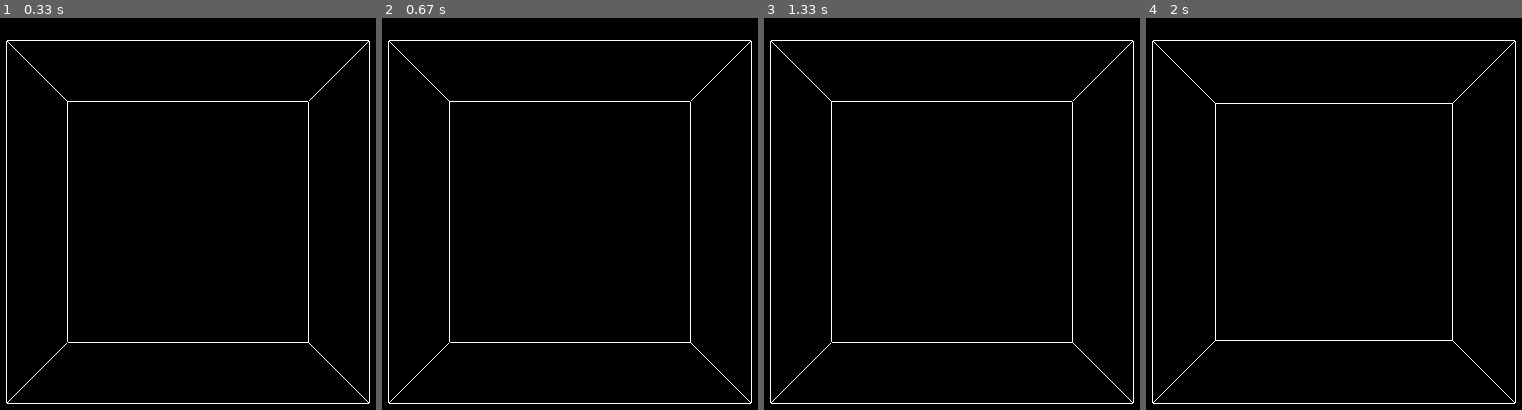
Above: before the commit, frames 1-4 (left to right).
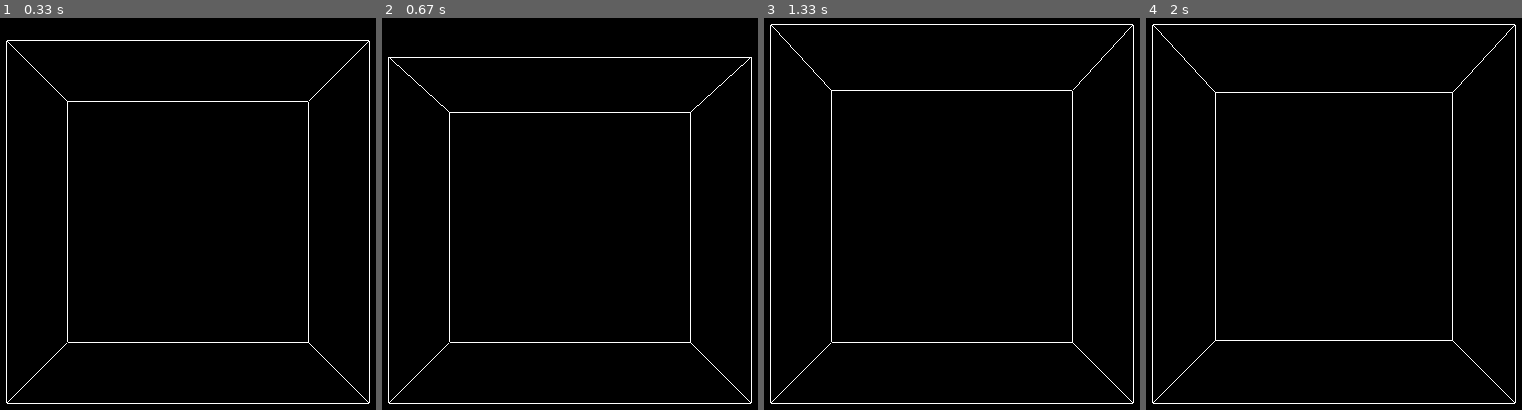
Above: after the commit, the same moments.

Repository: antonioam82/ejercicios-python
Game: pygame game, started from manipulate_cube_rotation.py
The game is run twice, just before and just after one commit, with the same random seed, the same clock (stepped at 60 frames per second) and the same inputs.
Inputs:
- Up to frame 1 (0.33 s): no input
- Up to frame 2 (0.67 s): tap Y at 0.33 s
- Up to frame 3 (1.33 s): tap T at 0.67 s; hold T from 1 s (still down); hold Right from 1 s (still down)
- Up to frame 4 (2 s): release T at 1.47 s; release Right at 1.47 s; tap E at 1.5 s

Frame 1 is identical in both runs. In frame 2, 1.0% of the frame differs, in the area x 1-99%, y 5-25%; in frame 3, 1.0%, in the area x 1-99%, y 1-22%; in frame 4, 1.0%.

Commit message:
Update manipulate_cube_rotation.py

Diff:
--- a/manipulate_cube_rotation.py
+++ b/manipulate_cube_rotation.py
@@ -37,7 +37,7 @@
 
     glEnd()
 
-''''def change_verts1(s):
+def change_verts1(s):
     #global vertices
     if s == 'r':
         for i in range(0,4):
@@ -48,7 +48,7 @@
         for i in range(0,4):
             verticies[i][2] -=0.9
         for i in range(4,8):
-            verticies[i][2] += 0.09'''
+            verticies[i][2] += 0.09
 
 
 
@@ -118,6 +118,16 @@
                     verticies[1][2] -= 0.09
                     verticies[2][2] -= 0.09
                     verticies[3][2] -= 0.09
+                if event.key == pygame.K_t:
+                    verticies[1][1] += 0.09
+                    verticies[2][1] += 0.09
+                    verticies[5][1] += 0.09
+                    verticies[7][1] += 0.09
+                if event.key == pygame.K_y:
+                    verticies[1][1] -= 0.09
+                    verticies[2][1] -= 0.09
+                    verticies[5][1] -= 0.09
+                    verticies[7][1] -= 0.09
 
         glRotatef(m, x, y, z)#(1, 3, 1, 1)
         glClear(GL_COLOR_BUFFER_BIT|GL_DEPTH_BUFFER_BIT)
